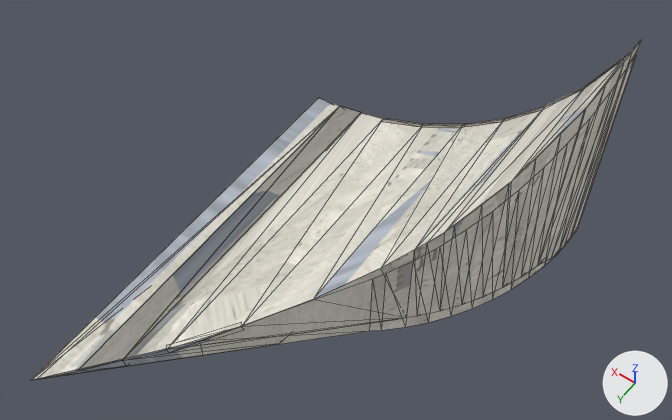
Renders of the glTF model public/katalog/modelle/cross-ramp-150l.gltf from each side of a commit.
Rendered twice from a 50 mm lens placed at (-1.67, 2.18, 4.31), pointed at (-0.05, -0.08, 0.75). Arrows for +X, +Y and +Z are at lower right; the lights stay in place. The older version comes first. Mesh edges are drawn as thin lines. Vertices at exactly the same position are counted once.

Names of what the first picture shows: 'SK1232_Cross-Ramp_150L.001'.
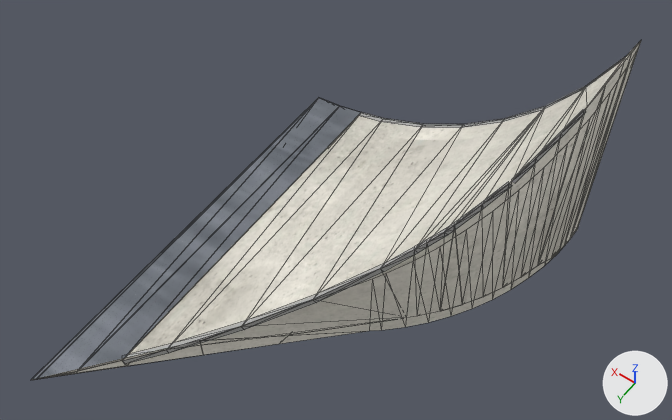
Location of each change, [x1, y1, x2, y2] in pixels of the pictures (672 x 420 px):
part 1 of me_sk1232_cross_ramp_150l_001, built on
    before: [167, 322, 242, 350]
    after: [31, 97, 586, 380]
part 2 of me_sk1232_cross_ramp_150l_001, surface changed
    before: [79, 59, 632, 369]
    after: [39, 59, 632, 379]

What the commit changed:
me_sk1232_cross_ramp_150l_001 is used by ob_sk1232_cross_ramp_150l_001; location (0.0, 0.0, 0.0).
me_sk1232_cross_ramp_150l_001 had 254 vertices, 462 faces and spanned x -0.92..0.92, y -1.25..1.25, z 0.0..1.45.
me_sk1232_cross_ramp_150l_001 now has 342 vertices, 513 faces and spans x -0.92..0.93, y -1.25..1.25, z 0.0..1.45.
me_sk1232_cross_ramp_150l_001 part 1: 4 vertices removed from x -0.92..0.44, y -1.25..0.73, z 0.1..1.35; 90 vertices added at x -0.88..0.93, y -1.25..1.25, z 0.0..1.31.
me_sk1232_cross_ramp_150l_001 part 2: 181 kept faces spanning x -0.92..0.92, y -1.25..1.25, z 0.0..1.45 get new texture (UV) coordinates.
Other edits to the shape of me_sk1232_cross_ramp_150l_001 do not show in these pictures.
